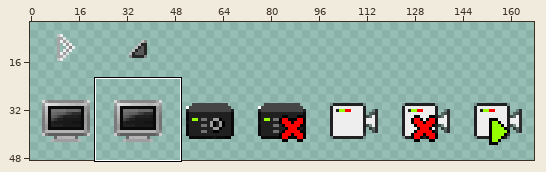
File history of a sprite sheet, oui/tree/skin/device/imgs/tree-device.png. Above: a wide view before the commit, with the close-up outlined.
Close-up. As it was:
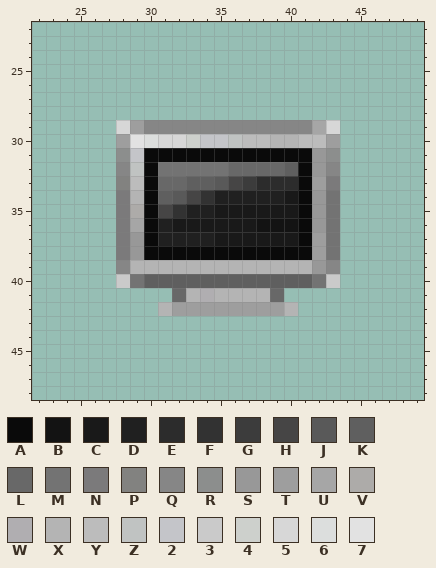
The file is 240x120 pixels. Colours within 5 levels of each other are drawn and written as one. Shown: x 22..49, y 22..48. The wide view leaves out empty margins.
Palette (. is transparent): A #0a0a0a  B #131313  C #191919  D #202020  E #2c2c2c  F #323232  G #3c3c3c  H #464545  J #595959  K #5f5f5f  L #686868  M #737373  N #7b7a7b  P #828280  Q #868686  R #8c8e8d  S #989898  T #9e9e9e  U #a6a6a6  V #adaba9  W #b0aeb1  X #b4b4b4  Y #bcbcbc  Z #c0c3c2  2 #c4c5c9  3 #cacaca  4 #cdd0cc  5 #d7d7d7  6 #dcdedd  7 #e2e2e2
Pixels before, first column x 28:
29 5TQQQQQQQQQQQQU5
30 T7655422ZYYXXYYT
31 R2AAAAAAAAAAAASR
32 QZAMMMMMLLLLKASQ
33 PYALLKKJHGEEEATN
34 NXAKJHFDDDDDCASM
35 NVAHFDDCCCCCCASM
36 NUADCCCCCCBBBASM
37 NSADDDDCCCCCCATM
38 NSAAAAAAAAAAAATM
39 QXXXXXXXXXXXXXSQ
40 3MKKKKKKKKKKKKM3
41 ....LXWXXXXL....
42 ...XTTTTTTTTX...
The same view after the edit:
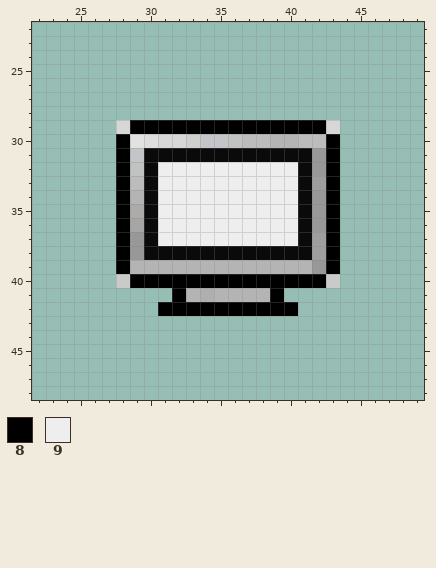
Colours new in this view: 8 #000000  9 #eeeeee
Difference:
Changed rows in their new state; - is an unchanged pixel.
first column x 28:
29 -88888888888888-
30 8--------------8
31 8--------------8
32 8--9999999999--8
33 8--9999999999--8
34 8--9999999999--8
35 8--9999999999--8
36 8--9999999999--8
37 8--9999999999--8
38 8--------------8
39 8--------------8
40 -88888888888888-
41 ----8------8----
42 ---8888888888---
